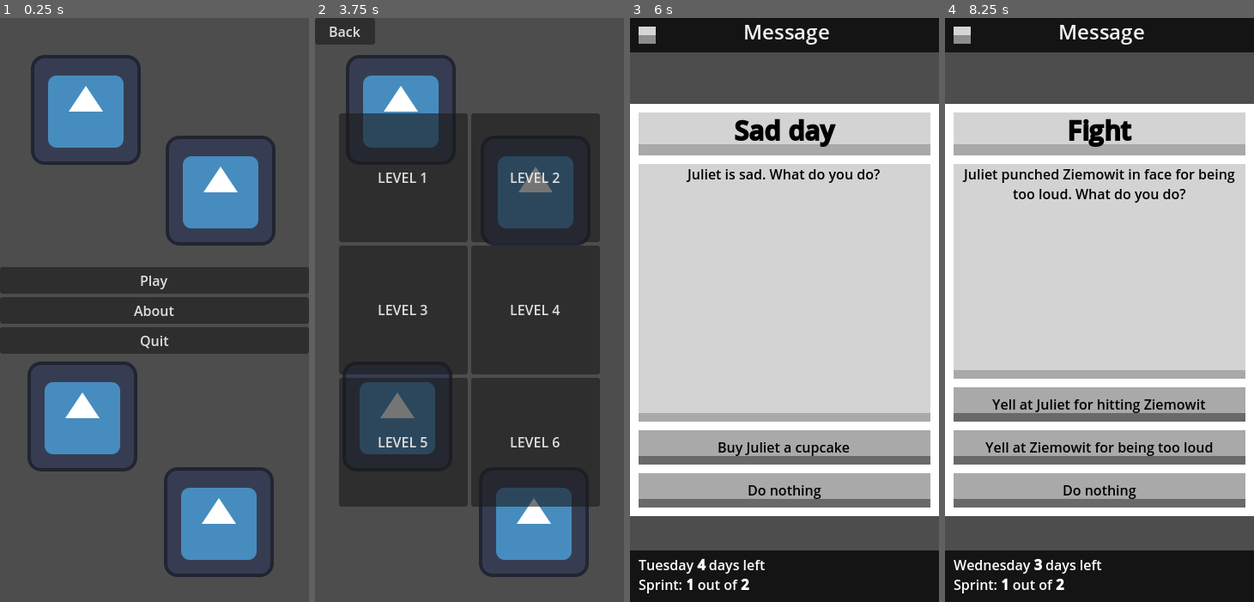
Above: before the commit, frames 1-4 (left to right).
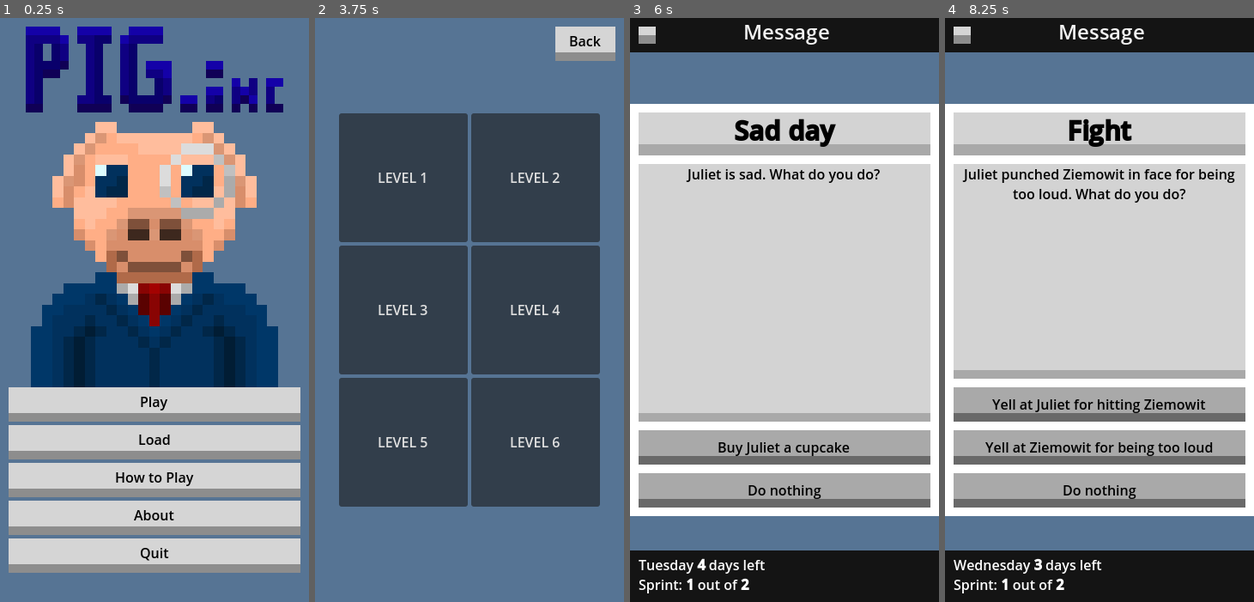
Above: after the commit, the same moments.

Repository: ltbk2023/pig
Game: Godot game, scene res://main.tscn
Same seed, same stepped clock (60 frames per second), same inputs: the game is played once before the commit and once after it. The engine's default icon, where the game draws it, is replaced by a stand-in: a white triangle on a blue panel in a dark square.
Inputs (mouse positions are in pixels of both pictures, inside the frame that each line leads up to):
- Up to frame 1 (0.25 s): no input
- Up to frame 2 (3.75 s): click "About" at 0.5 s; click "Back" at 1.25 s; click (469, 444) at 2 s, where only the run after the commit has a clickable "Load"; click (469, 479) at 2.75 s, where only the run after the commit has a clickable "How to Play"; click "Play" at 3.5 s
- Up to frame 3 (6 s): click "LEVEL 1" at 4.25 s; click "End Day" at 5 s; click "Message" at 5.75 s
- Up to frame 4 (8.25 s): click "Buy Juliet a cupcake" at 6.5 s; click "End Day" at 7.25 s; click "Message" at 8 s

The runs differ from the first frame. In frame 1, 100% of the frame differs, in the area x 0-100%, y 0-100%; in frame 2, 92%; in frame 3, 15%; in frame 4, 15%.

Commit message:
PIG-284: Menu visual Rework

Diff:
--- a/PIG/main.gd
+++ b/PIG/main.gd
@@ -20,6 +20,7 @@
 # Called when "Play" button is released. Hides menu and adds game scene to Main node.
 func _on_play_button_up():
 	$CanvasLayer/VBoxContainer.visible = false
+	$Background.visible = false
 	$CanvasLayer/GridContainer.visible = true
 	$CanvasLayer/Back.visible = true
 
@@ -31,6 +32,7 @@
 # Called when "Back" button is released. Return to main menu
 func _on_back_button_up():
 	$CanvasLayer/VBoxContainer.visible = true
+	$Background.visible = true
 	$CanvasLayer/GridContainer.visible = false
 	$CanvasLayer/Back.visible = false
 	$CanvasLayer/ControlAbout.visible = false
@@ -159,5 +161,6 @@
 
 func _on_about_button_up():
 	$CanvasLayer/VBoxContainer.visible = false
+	$Background.visible = false
 	$CanvasLayer/Back.visible = true
 	$CanvasLayer/ControlAbout.visible = true
--- a/PIG/main.tscn
+++ b/PIG/main.tscn
@@ -1,29 +1,28 @@
-[gd_scene load_steps=4 format=3 uid="uid://dl2tg7dt0quws"]
+[gd_scene load_steps=6 format=3 uid="uid://2fyl15exehmg"]
 
-[ext_resource type="Texture2D" uid="uid://ccno4bqx5adkq" path="res://icon.svg" id="1_fopfc"]
 [ext_resource type="Script" path="res://main.gd" id="1_w2xem"]
-[ext_resource type="Texture2D" uid="uid://sasakcv61q8e" path="res://pg_en_logo_biale-01.png" id="3_jkhpd"]
+[ext_resource type="Texture2D" uid="uid://rh0jlx2gd3sd" path="res://menu/company_name.png" id="3_tn6wx"]
+[ext_resource type="Theme" path="res://utility/gray_button.tres" id="4_0j783"]
+[ext_resource type="Texture2D" uid="uid://sasakcv61q8e" path="res://menu/pg_en_logo_biale-01.png" id="4_qhq0m"]
+[ext_resource type="Texture2D" uid="uid://cucypcp3pq1f4" path="res://pig.png" id="5_1s6s6"]
 
 [node name="Main" type="Node2D"]
 script = ExtResource("1_w2xem")
 
 [node name="Background" type="Node2D" parent="."]
 
-[node name="Icon" type="Sprite2D" parent="Background"]
-position = Vector2(100, 107)
-texture = ExtResource("1_fopfc")
+[node name="Pig" type="Sprite2D" parent="Background"]
+texture_filter = 1
+position = Vector2(180, 240)
+scale = Vector2(0.5, 0.5)
+texture = ExtResource("5_1s6s6")
 
-[node name="Icon2" type="Sprite2D" parent="Background"]
-position = Vector2(257, 201)
-texture = ExtResource("1_fopfc")
-
-[node name="Icon3" type="Sprite2D" parent="Background"]
-position = Vector2(96, 464)
-texture = ExtResource("1_fopfc")
-
-[node name="Icon4" type="Sprite2D" parent="Background"]
-position = Vector2(255, 587)
-texture = ExtResource("1_fopfc")
+[node name="CompanyName" type="Sprite2D" parent="Background"]
+texture_filter = 1
+position = Vector2(20, 0)
+scale = Vector2(10, 10)
+texture = ExtResource("3_tn6wx")
+centered = false
 
 [node name="CanvasLayer" type="CanvasLayer" parent="."]
 editor_description = "This node allows to combine 2d with ui without losing docking options"
@@ -43,9 +42,9 @@
 
 [node name="Description" type="RichTextLabel" parent="CanvasLayer/ControlAbout"]
 layout_mode = 0
-offset_left = 7.0
+offset_left = 10.0
 offset_top = 190.0
-offset_right = 355.0
+offset_right = 350.0
 offset_bottom = 533.0
 bbcode_enabled = true
 text = "[fill]This game was created as part of engineering diploma project. Our focus was on developing an educational game centered around project management.[/fill]
@@ -68,36 +67,48 @@
 offset_right = 4321.0
 offset_bottom = 2980.0
 scale = Vector2(0.1, 0.1)
-texture = ExtResource("3_jkhpd")
+texture = ExtResource("4_qhq0m")
 
 [node name="VBoxContainer" type="VBoxContainer" parent="CanvasLayer"]
-anchors_preset = 14
-anchor_top = 0.5
+texture_filter = 1
+anchors_preset = 10
 anchor_right = 1.0
-anchor_bottom = 0.5
-offset_top = -33.0
-offset_bottom = 33.0
+offset_left = 10.0
+offset_top = 430.0
+offset_right = -10.0
+offset_bottom = 646.0
 grow_horizontal = 2
-grow_vertical = 2
+size_flags_vertical = 0
 
 [node name="Play" type="Button" parent="CanvasLayer/VBoxContainer"]
+custom_minimum_size = Vector2(0, 40)
 layout_mode = 2
+theme = ExtResource("4_0j783")
 text = "Play"
 
+[node name="Load" type="Button" parent="CanvasLayer/VBoxContainer"]
+custom_minimum_size = Vector2(0, 40)
+layout_mode = 2
+theme = ExtResource("4_0j783")
+text = "Load"
+
+[node name="HowToPlay" type="Button" parent="CanvasLayer/VBoxContainer"]
+custom_minimum_size = Vector2(0, 40)
+layout_mode = 2
+theme = ExtResource("4_0j783")
+text = "How to Play"
+
 [node name="About" type="Button" parent="CanvasLayer/VBoxContainer"]
+custom_minimum_size = Vector2(0, 40)
 layout_mode = 2
+theme = ExtResource("4_0j783")
 text = "About"
 
 [node name="Quit" type="Button" parent="CanvasLayer/VBoxContainer"]
+custom_minimum_size = Vector2(0, 40)
 layout_mode = 2
+theme = ExtResource("4_0j783")
 text = "Quit"
-
-[node name="Back" type="Button" parent="CanvasLayer"]
-visible = false
-custom_minimum_size = Vector2(70, 25)
-offset_right = 70.0
-offset_bottom = 31.0
-text = "Back"
 
 [node name="GridContainer" type="GridContainer" parent="CanvasLayer"]
 visible = false
@@ -107,10 +118,10 @@
 anchor_top = 0.5
 anchor_right = 0.5
 anchor_bottom = 0.5
-offset_left = -102.0
-offset_top = -102.0
-offset_right = 102.0
-offset_bottom = 102.0
+offset_left = -152.0
+offset_top = -229.0
+offset_right = 152.0
+offset_bottom = 229.0
 grow_horizontal = 2
 grow_vertical = 2
 size_flags_horizontal = 3
@@ -147,13 +158,28 @@
 layout_mode = 2
 text = "LEVEL 6"
 
+[node name="Back" type="Button" parent="CanvasLayer"]
+visible = false
+texture_filter = 1
+custom_minimum_size = Vector2(70, 40)
+anchors_preset = 1
+anchor_left = 1.0
+anchor_right = 1.0
+offset_left = -80.0
+offset_top = 10.0
+offset_right = -10.0
+offset_bottom = 50.0
+grow_horizontal = 0
+theme = ExtResource("4_0j783")
+text = "Back"
+
 [connection signal="button_up" from="CanvasLayer/VBoxContainer/Play" to="." method="_on_play_button_up"]
 [connection signal="button_up" from="CanvasLayer/VBoxContainer/About" to="." method="_on_about_button_up"]
 [connection signal="button_up" from="CanvasLayer/VBoxContainer/Quit" to="." method="_on_quit_button_up"]
-[connection signal="button_up" from="CanvasLayer/Back" to="." method="_on_back_button_up"]
 [connection signal="button_up" from="CanvasLayer/GridContainer/Level1" to="." method="_on_level_1_button_up"]
 [connection signal="button_up" from="CanvasLayer/GridContainer/Level2" to="." method="_on_level_2_button_up"]
 [connection signal="button_up" from="CanvasLayer/GridContainer/Level3" to="." method="_on_level_3_button_up"]
 [connection signal="button_up" from="CanvasLayer/GridContainer/Level4" to="." method="_on_level_4_button_up"]
 [connection signal="button_up" from="CanvasLayer/GridContainer/Level5" to="." method="_on_level_5_button_up"]
 [connection signal="button_up" from="CanvasLayer/GridContainer/Level6" to="." method="_on_level_6_button_up"]
+[connection signal="button_up" from="CanvasLayer/Back" to="." method="_on_back_button_up"]
--- a/PIG/project.godot
+++ b/PIG/project.godot
@@ -25,3 +25,4 @@
 
 renderer/rendering_method="mobile"
 textures/vram_compression/import_etc2_astc=true
+environment/defaults/default_clear_color=Color(0.337255, 0.454902, 0.580392, 1)
Binary file added: PIG/menu/company_name.png
Not shown, changed: PIG/menu/company_name.png.import
Renamed: PIG/pg_en_logo_biale-01.png -> PIG/menu/pg_en_logo_biale-01.png
Not shown, added: PIG/menu/pg_en_logo_biale-01.png.import
